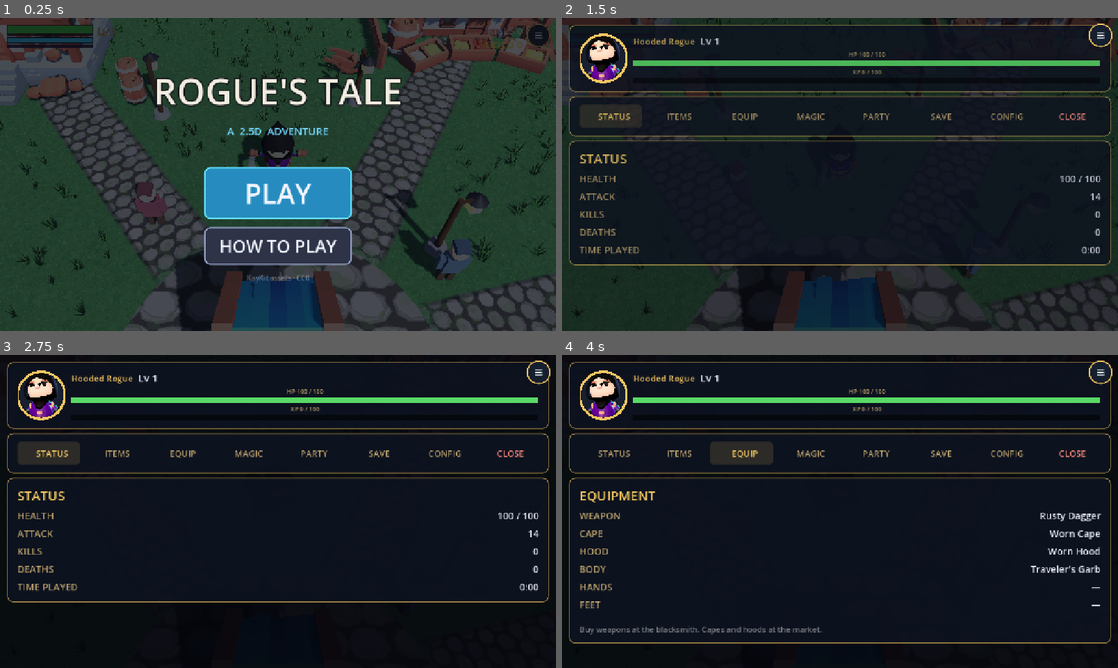
Above: before the commit, frames 1-4 (two rows, left to right).
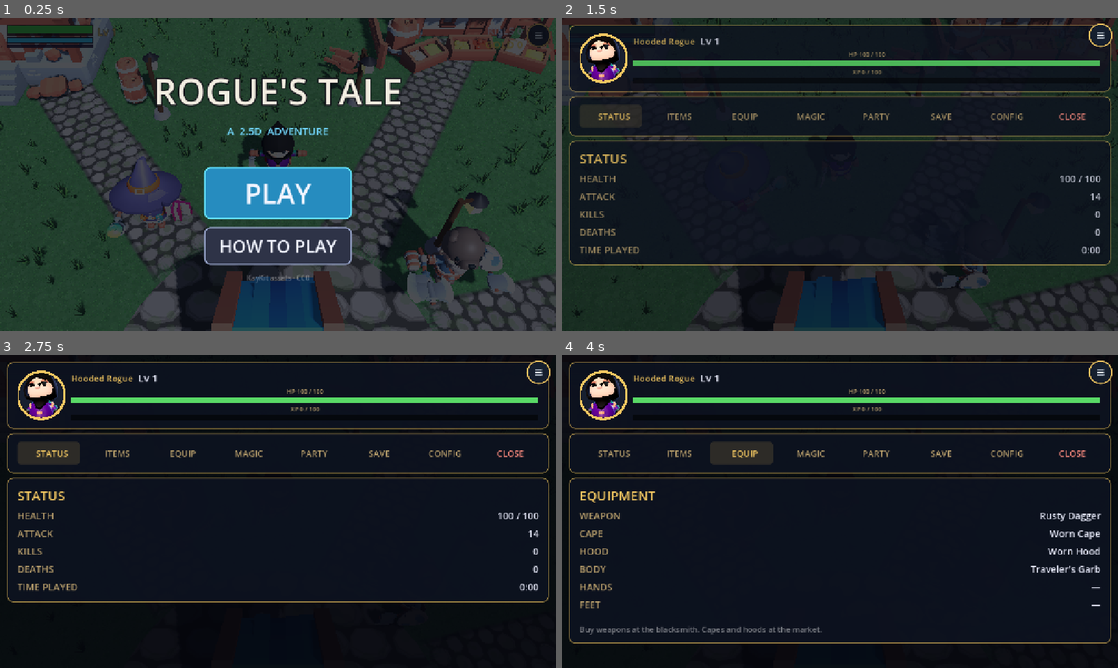
Above: after the commit, the same moments.

Repository: OuterHeavenX/godot-2.5D-rpg
Game: Godot game, scene res://src/world/main.tscn
Same seed, same stepped clock (60 frames per second), same inputs: the game is played once before the commit and once after it.
Inputs (mouse positions are in pixels of both pictures, inside the frame that each line leads up to):
- Up to frame 1 (0.25 s): no input
- Up to frame 2 (1.5 s): click "PLAY" at 0.5 s; drag from (1101, 36) to (895, 105) at 1.27 s
- Up to frame 3 (2.75 s): click "STATUS" at 2 s
- Up to frame 4 (4 s): click "ITEMS" at 2.75 s; click "EQUIP" at 3.5 s

The runs differ from the first frame. In frame 1, 4.5% of the frame differs, in the area x 19-93%, y 44-92%; in frame 2, 0.4%; in frame 3, less than 0.1%; in frame 4, less than 0.1%.

Commit message:
Combat feedback: hit particles, floating damage/XP/gold numbers; KayKit NPCs (Mage, Barbarian, Knight, Rogue)

Diff:
--- a/src/enemy/skeleton.gd
+++ b/src/enemy/skeleton.gd
@@ -2,6 +2,8 @@
 extends CharacterBody3D
 ## KayKit Skeleton Warrior enemy. Wanders the wilderness, chases the player
 ## on sight, attacks in melee, and collapses when slain.
+
+const HitEffects := preload("res://src/fx/hit_effects.gd")
 
 signal died(skeleton: Skeleton)
 
@@ -172,6 +174,10 @@
 	if dead:
 		return
 	hp -= amount
+	# Combat feedback: hit particles and damage number.
+	var hit_pos := global_position + Vector3(0, 1.2, 0)
+	HitEffects.burst(get_tree().current_scene, hit_pos)
+	HitEffects.damage_number(get_tree().current_scene, hit_pos, "-%d" % int(amount), Color(1.0, 0.25, 0.2))
 	# Face the attacker and flinch.
 	var away: Vector3 = global_position - from_pos
 	away.y = 0.0
@@ -195,8 +201,11 @@
 	var player := get_tree().get_first_node_in_group("player")
 	if player != null and player.has_method("gain_xp"):
 		player.gain_xp(XP_REWARD)
+		HitEffects.damage_number(get_tree().current_scene, global_position + Vector3(0, 1.5, 0), "+%d XP" % XP_REWARD, Color(1.0, 0.85, 0.3))
 	if player != null and player.has_method("add_gold"):
-		player.add_gold(randi_range(5, 15))
+		var gold_amount := randi_range(5, 15)
+		player.add_gold(gold_amount)
+		HitEffects.damage_number(get_tree().current_scene, global_position + Vector3(0, 2.0, 0), "+%d G" % gold_amount, Color(1.0, 0.75, 0.2))
 	# 40% chance to drop a potion.
 	if randf() < 0.40:
 		var drop := preload("res://src/item/potion_drop.gd").new()
--- /dev/null
+++ b/src/fx/hit_effects.gd
@@ -0,0 +1,59 @@
+class_name HitEffects
+## Shared combat feedback: hit particle bursts and floating damage numbers.
+
+## Spawn a hit particle burst at a position.
+static func burst(parent: Node3D, pos: Vector3, color: Color = Color(1.0, 0.7, 0.2)) -> void:
+	var particles := GPUParticles3D.new()
+	particles.amount = 12
+	particles.lifetime = 0.4
+	particles.one_shot = true
+	particles.explosiveness = 0.9
+	# Particle material: small bright quads flying outward.
+	var pm := ParticleProcessMaterial.new()
+	pm.direction = Vector3(0, 1, 0)
+	pm.spread = 45.0
+	pm.initial_velocity_min = 3.0
+	pm.initial_velocity_max = 7.0
+	pm.gravity = Vector3(0, -9.0, 0)
+	pm.scale_min = 0.08
+	pm.scale_max = 0.15
+	pm.color = color
+	particles.process_material = pm
+	# Draw as small billboard quads.
+	var quad := QuadMesh.new()
+	quad.size = Vector2(0.15, 0.15)
+	var mat := StandardMaterial3D.new()
+	mat.albedo_color = color
+	mat.emission_enabled = true
+	mat.emission = color
+	mat.billboard_mode = BaseMaterial3D.BILLBOARD_ENABLED
+	mat.shading_mode = BaseMaterial3D.SHADING_MODE_UNSHADED
+	quad.material = mat
+	particles.draw_pass_1 = quad
+	parent.add_child(particles)
+	particles.global_position = pos
+	particles.emitting = true
+	# Clean up after the burst finishes.
+	var timer := parent.get_tree().create_timer(1.0)
+	timer.timeout.connect(particles.queue_free)
+
+## Spawn a floating damage number at a position.
+## Text like "-43" (red) or "+30 XP" (gold).
+static func damage_number(parent: Node3D, pos: Vector3, text: String, color: Color) -> void:
+	var label := Label3D.new()
+	label.text = text
+	label.font_size = 64
+	label.modulate = color
+	label.outline_size = 12
+	label.outline_modulate = Color(0, 0, 0, 0.8)
+	label.billboard = BaseMaterial3D.BILLBOARD_ENABLED
+	label.no_depth_test = true
+	label.pixel_size = 0.01
+	parent.add_child(label)
+	label.global_position = pos + Vector3(randf_range(-0.3, 0.3), 0.5, 0)
+	# Animate: float up and fade out over 0.9 seconds.
+	var tween := parent.create_tween()
+	tween.set_parallel(true)
+	tween.tween_property(label, "position:y", label.position.y + 1.2, 0.9).set_trans(Tween.TRANS_QUAD).set_ease(Tween.EASE_OUT)
+	tween.tween_property(label, "modulate:a", 0.0, 0.9).set_trans(Tween.TRANS_QUAD).set_ease(Tween.EASE_IN)
+	tween.chain().tween_callback(label.queue_free)
--- a/src/npc/villager.gd
+++ b/src/npc/villager.gd
@@ -9,6 +9,7 @@
 @export var wander_radius := 5.0
 @export var shop_title := ""  # If set, opens shop instead of dialogue.
 @export var shop_items := []
+@export var kaykit_model := ""  # "Barbarian", "Knight", "Mage", or "Rogue". Empty = primitive.
 
 var _dialog_idx := 0
 var _home_pos := Vector3.ZERO
@@ -23,6 +24,10 @@
 	_build_interaction()
 
 func _build_body() -> void:
+	# KayKit model (if specified).
+	if kaykit_model != "":
+		_build_kaykit()
+		return
 	# Body (tunic).
 	var body := _part(Vector3(0.55, 0.75, 0.35), tunic_color)
 	body.position = Vector3(0, 0.95, 0)
@@ -63,6 +68,22 @@
 	mat.roughness = 0.85
 	mi.set_surface_override_material(0, mat)
 	return mi
+
+## Load a KayKit character model instead of primitives.
+func _build_kaykit() -> void:
+	var path := "res://src/npc/%s.glb" % kaykit_model
+	var packed: PackedScene = load(path)
+	if packed == null:
+		return
+	var instance := packed.instantiate() as Node3D
+	if instance == null:
+		return
+	add_child(instance)
+	# KayKit models are about 1.8m tall; scale to match villager size (~1.8m is fine).
+	# Play the idle animation if available.
+	var anim_player := instance.find_child("AnimationPlayer", true, false) as AnimationPlayer
+	if anim_player != null and anim_player.has_animation("Idle"):
+		anim_player.play("Idle")
 
 func _build_interaction() -> void:
 	var area := Area3D.new()
--- a/src/player/player.gd
+++ b/src/player/player.gd
@@ -61,6 +61,7 @@
 const CAPE_SHADER := preload("res://src/player/cape_two_tone.gdshader")
 const ROGUE_TEXTURE := preload("res://src/player/rogue_hooded_rogue_texture.png")
 const Equipment := preload("res://src/item/equipment.gd")
+const HitEffects := preload("res://src/fx/hit_effects.gd")
 
 # Weapon/prop meshes that ship with the KayKit rig; we keep only the dagger.
 const HIDDEN_PROPS := ["Knife_Offhand", "1H_Crossbow", "2H_Crossbow", "Throwable"]
@@ -411,6 +412,8 @@
 	hp -= amount
 	hp_changed.emit(hp, max_hp)
 	AudioMan.play("hit", 0.7, -2.0)
+	# Red damage number above the player.
+	HitEffects.damage_number(get_tree().current_scene, global_position + Vector3(0, 1.8, 0), "-%d" % int(amount), Color(1.0, 0.3, 0.25))
 	if hp <= 0.0:
 		_die()
 	else:
--- a/src/world/villagers.gd
+++ b/src/world/villagers.gd
@@ -8,6 +8,7 @@
 		"dialogue": ["Welcome to our village, traveler!", "Skeletons roam the southern wilds. Be careful out there."],
 		"tunic": Color(0.55, 0.30, 0.35),
 		"wanders": true,
+		"kaykit": "Mage",
 	},
 	{
 		"name": "Bram",
@@ -15,6 +16,7 @@
 		"dialogue": ["The market has the best potions around.", "If you're hurt, buy a potion. Trust me."],
 		"tunic": Color(0.35, 0.45, 0.55),
 		"wanders": true,
+		"kaykit": "Barbarian",
 	},
 	{
 		"name": "Old Fen",
@@ -22,6 +24,7 @@
 		"dialogue": ["I've seen heroes come and go...", "The skeletons fear a sharp blade and a full HP bar."],
 		"tunic": Color(0.45, 0.40, 0.30),
 		"wanders": false,
+		"kaykit": "Knight",
 	},
 	{
 		"name": "Pip",
@@ -29,6 +32,7 @@
 		"dialogue": ["Have you been inside the tavern? The innkeeper tells great stories!", "I want to be an adventurer when I grow up!"],
 		"tunic": Color(0.40, 0.55, 0.35),
 		"wanders": true,
+		"kaykit": "Rogue",
 	},
 ]
 
@@ -41,4 +45,6 @@
 		v.set("dialogue", data["dialogue"])
 		v.set("tunic_color", data["tunic"])
 		v.set("wanders", data["wanders"])
+		if data.has("kaykit"):
+			v.set("kaykit_model", data["kaykit"])
 		add_child(v)
Not shown, added: src/fx/hit_effects.gd.uid
Binary file added: src/npc/Barbarian.glb
Not shown, added: src/npc/Barbarian.glb.import
Binary file added: src/npc/Barbarian_barbarian_texture.png
Not shown, added: src/npc/Barbarian_barbarian_texture.png.import
Binary file added: src/npc/Knight.glb
Not shown, added: src/npc/Knight.glb.import
Binary file added: src/npc/Knight_knight_texture.png
Not shown, added: src/npc/Knight_knight_texture.png.import
Binary file added: src/npc/Mage.glb
Not shown, added: src/npc/Mage.glb.import
Binary file added: src/npc/Mage_mage_texture.png
(and 15 more such lines)
